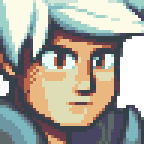
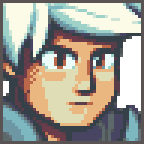
Layers edited between the first and the second 144px x 144px image:
added layer "Layer 2" above "Background" over [0, 0, 144, 144]
